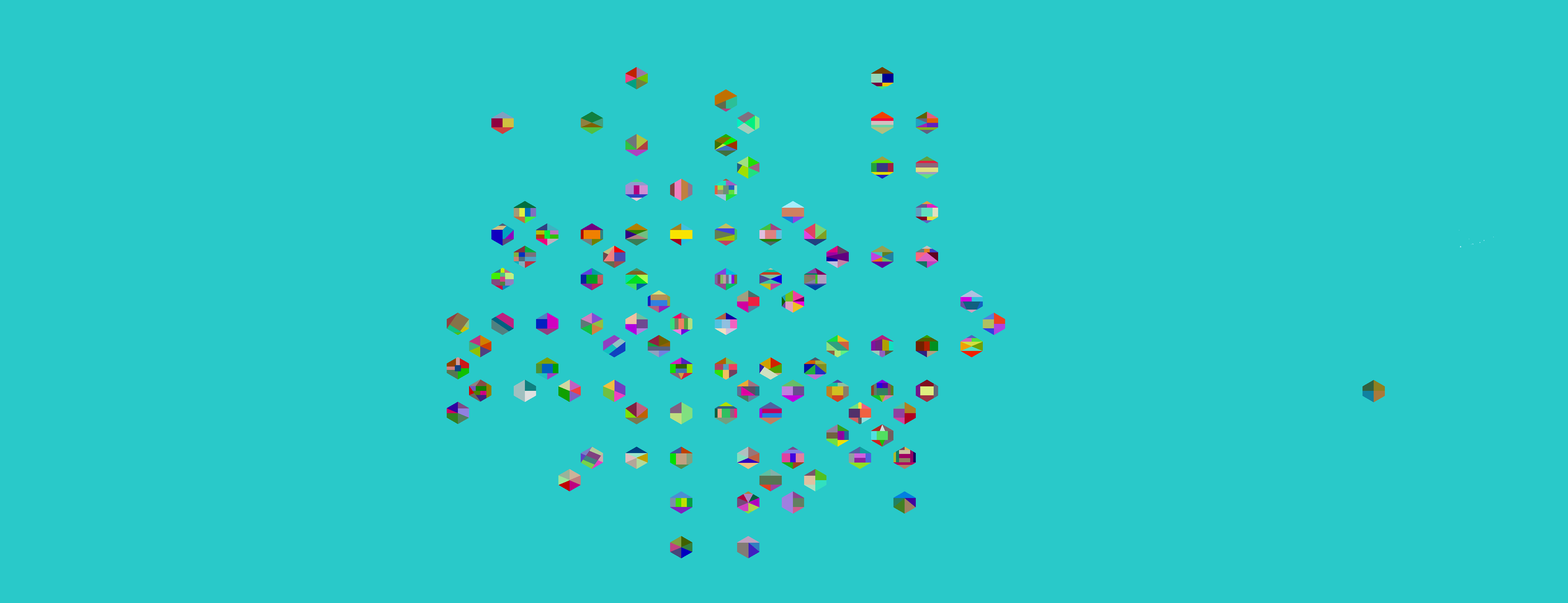
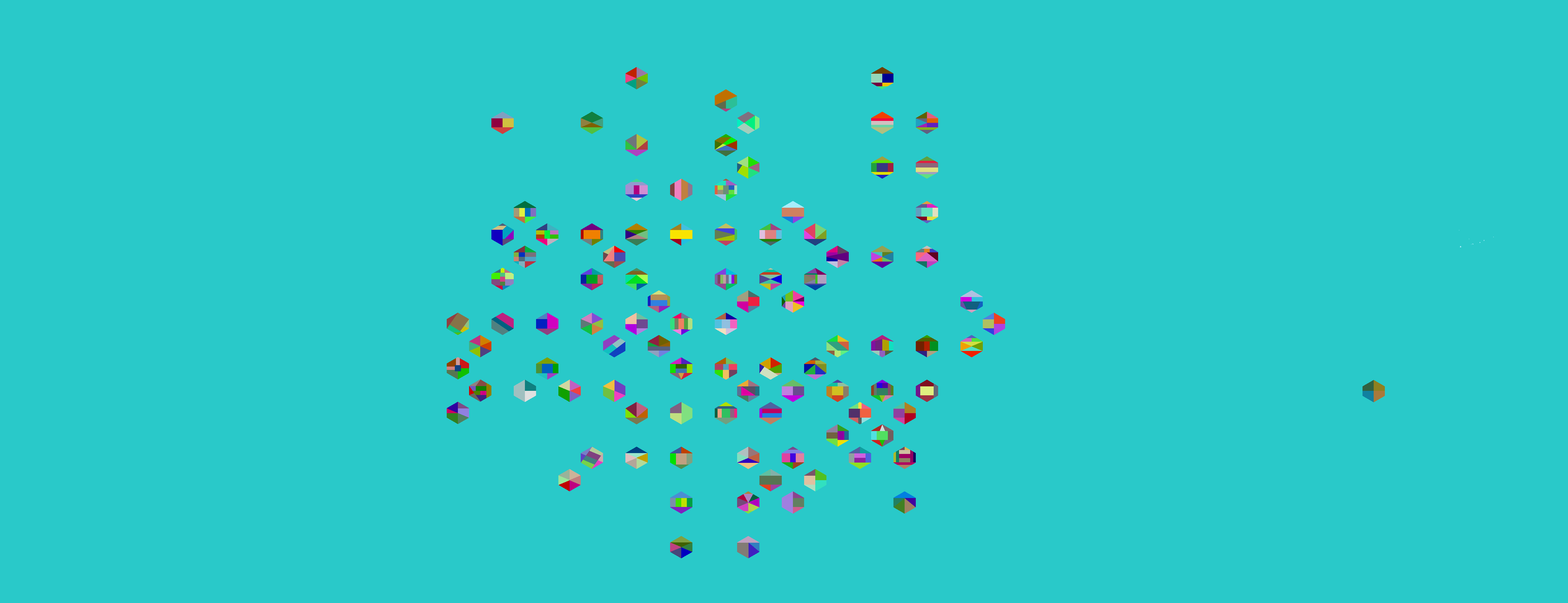
Two versions of the same layered image (1568 x 603). Layer-by-layer changes:
painted on "Provinces" over <box>670,536,693,548</box>